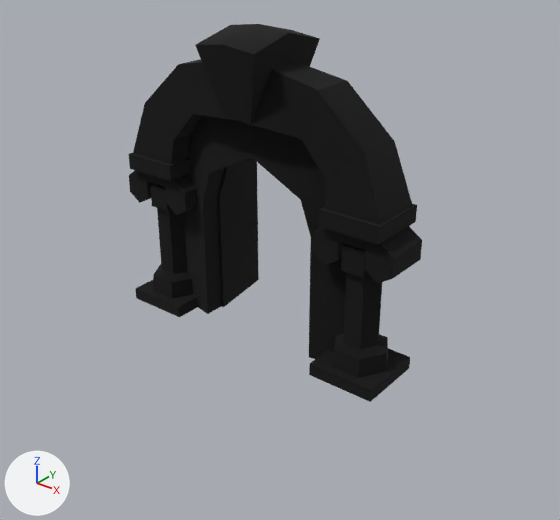
The FBX model charonsCorner/Assets/Art/models/props/welcome_gate/welcome_gate.fbx: old version first, new version second.
Camera for both pictures: a 50 mm camera at (12.74, -15.09, 11.87) aimed at (0.88, -0.26, 2.68). Every picture has the same lights, and +X, +Y and +Z are marked at lower left. The picture after the commit comes second.

Names of what the first picture shows: 'welcome_gate'.
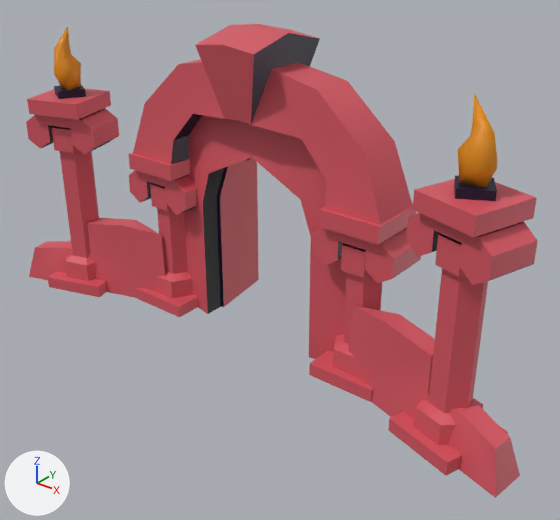
Diff of the bpy script that builds the scene:
```diff
--- a/charonsCorner/Assets/Art/models/props/welcome_gate/welcome_gate.fbx.py
+++ b/charonsCorner/Assets/Art/models/props/welcome_gate/welcome_gate.fbx.py
@@ mat_material @@
+mat_material = principled_material('Material')
+mat_material.texture = img_welcomegate_basecolor_png  # with its transparency
@@ me_cube_001 @@
-me_cube_001.from_pydata(...)  # 430 vertices, 527 faces; spans x -4.61..4.61, y -1.32..2.44, z 0.0..8.76
-me_cube_001.materials.append(mat_white)  # orange #e7a031
+me_cube_001.from_pydata(...)  # 657 vertices, 799 faces; spans x -8.48..8.48, y -2.24..2.44, z 0.0..8.76
+# me_cube_001 part 1: the loose piece of 24 vertices spanning x -4.61..-2.25, y -0.66..0.66, z 3.21..4.27 is copied, and the copy is turned 17.3 degrees about the z axis through its middle, then moved by (-3.14, -1.02, 1.42), in mat_material (picture img_welcomegate_basecolor_png); it spans x -7.89..-5.24, y -2.01..-0.04, z 4.62..5.69
+# me_cube_001 part 2: a new loose piece, a 6-sided cylinder along z spanning x -7.21..-5.92, y -1.68..-0.36, z 4.6..5.31, in mat_material (picture img_welcomegate_basecolor_png)
+# me_cube_001 part 3: the loose piece of 8 vertices spanning x -4.39..-2.46, y -0.97..0.97, z 0.0..0.36 is copied, and the copy is turned 17.3 degrees about the z axis through its middle, then moved by (-3.14, -1.02, 0.0), in mat_material (picture img_welcomegate_basecolor_png); it spans x -7.78..-5.35, y -2.24..0.2, z 0.0..0.36
+# me_cube_001 part 4: the loose piece of 8 vertices spanning x -4.28..-2.57, y -0.87..0.87, z 4.33..4.78 is copied, and the copy is turned 17.3 degrees about the z axis through its middle, then moved by (-3.14, -1.02, 1.41), in mat_material (picture img_welcomegate_basecolor_png); it spans x -7.64..-5.49, y -2.1..0.06, z 5.74..6.19
+# me_cube_001 part 5: the loose piece of 24 vertices spanning x 2.25..4.61, y -0.66..0.66, z 3.21..4.27 is copied, and the copy is turned -17.3 degrees about the z axis through its middle, then moved by (3.14, -1.02, 1.42), in mat_material (picture img_welcomegate_basecolor_png); it spans x 5.24..7.89, y -2.01..-0.04, z 4.62..5.69
+# me_cube_001 part 6: a new loose piece, a 6-sided cylinder along z spanning x 5.92..7.21, y -1.68..-0.36, z 4.6..5.31, in mat_material (picture img_welcomegate_basecolor_png)
+# me_cube_001 part 7: the loose piece of 8 vertices spanning x 2.46..4.39, y -0.97..0.97, z 0.0..0.36 is copied, and the copy is turned -17.3 degrees about the z axis through its middle, then moved by (3.14, -1.02, 0.0), in mat_material (picture img_welcomegate_basecolor_png); it spans x 5.35..7.78, y -2.24..0.2, z 0.0..0.36
+# me_cube_001 part 8: the loose piece of 8 vertices spanning x 2.57..4.28, y -0.87..0.87, z 4.33..4.78 is copied, and the copy is turned -17.3 degrees about the z axis through its middle, then moved by (3.14, -1.02, 1.41), in mat_material (picture img_welcomegate_basecolor_png); it spans x 5.49..7.64, y -2.1..0.06, z 5.74..6.19
+# me_cube_001 part 9: a new loose piece of 24 vertices spanning x -7.36..-5.77, y -1.84..-0.21, z 0.36..5.74, in mat_material (picture img_welcomegate_basecolor_png)
+# me_cube_001 part 10: a new loose piece of 24 vertices spanning x 5.77..7.36, y -1.84..-0.21, z 0.36..5.74, in mat_material (picture img_welcomegate_basecolor_png)
+# me_cube_001 part 11: a new loose piece of 17 vertices spanning x 6.15..7.02, y -1.39..-0.66, z 6.19..8.21, in mat_material (picture img_welcomegate_basecolor_png)
+# me_cube_001 part 12: a new loose piece of 17 vertices spanning x -7.02..-6.15, y -1.39..-0.66, z 6.19..8.21, in mat_material (picture img_welcomegate_basecolor_png)
+# me_cube_001 part 13: a new loose piece of 14 vertices spanning x -8.48..-3.35, y -2.2..-0.42, z 0.0..2.43, in mat_material (picture img_welcomegate_basecolor_png)
+# me_cube_001 part 14: a new loose piece of 14 vertices spanning x 3.35..8.48, y -2.2..-0.42, z 0.0..2.43, in mat_material (picture img_welcomegate_basecolor_png)
+# me_cube_001 part 15: 8 vertices added at x 6.01..7.08, y -1.53..-0.46, z 6.11..6.4
+# me_cube_001 part 16: 8 vertices added at x -7.08..-6.01, y -1.53..-0.46, z 6.11..6.4
+# me_cube_001 part 17: 426 faces spanning x -4.61..4.61, y -1.29..2.44, z 0.0..8.34 switch from mat_black (black #000000) to mat_material (picture img_welcomegate_basecolor_png)
+# other edits to the shape of me_cube_001 do not show in these pictures
```

Pixel boxes (x1, y1, x2, y2) of what changed, in the pictures (560 x 520 px):
'welcome_gate', reshaped (74% wider, 25% taller): before (129, 24, 422, 402); after (26, 24, 537, 498)
part 1 of me_cube_001, added (red): after (26, 108, 119, 155)
part 2 of me_cube_001, added (red): after (52, 126, 80, 153)
part 3 of me_cube_001, added (red): after (48, 271, 106, 297)
part 4 of me_cube_001, added (red): after (27, 88, 111, 120)
part 5 of me_cube_001, added (red): after (406, 213, 537, 285)
part 6 of me_cube_001, added (red): after (435, 233, 466, 277)
part 7 of me_cube_001, added (red): after (388, 412, 508, 476)
part 8 of me_cube_001, added (red): after (413, 179, 537, 237)
part 9 of me_cube_001, added (red): after (56, 126, 99, 281)
part 10 of me_cube_001, added (red): after (413, 268, 488, 445)
part 11 of me_cube_001, added (orange): after (458, 93, 497, 187)
part 12 of me_cube_001, added (orange): after (54, 27, 81, 90)
part 13 of me_cube_001, added (red): after (29, 218, 165, 298)
part 14 of me_cube_001, added (red): after (348, 306, 520, 498)
part 15 of me_cube_001, added: after (454, 175, 497, 201)
part 16 of me_cube_001, added: after (54, 85, 86, 99)
part 17 of me_cube_001, recoloured (black to red): (129, 39, 421, 402) in both
